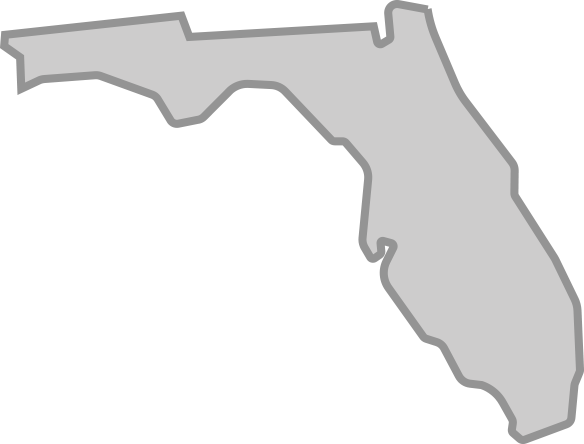
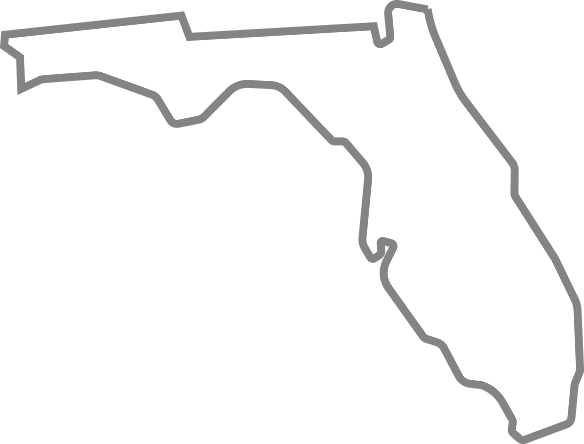
Layered file, before and after one edit (584px x 444px). Changes by layer:
pixels changed over [0, 0, 584, 444] (layer not identified)
